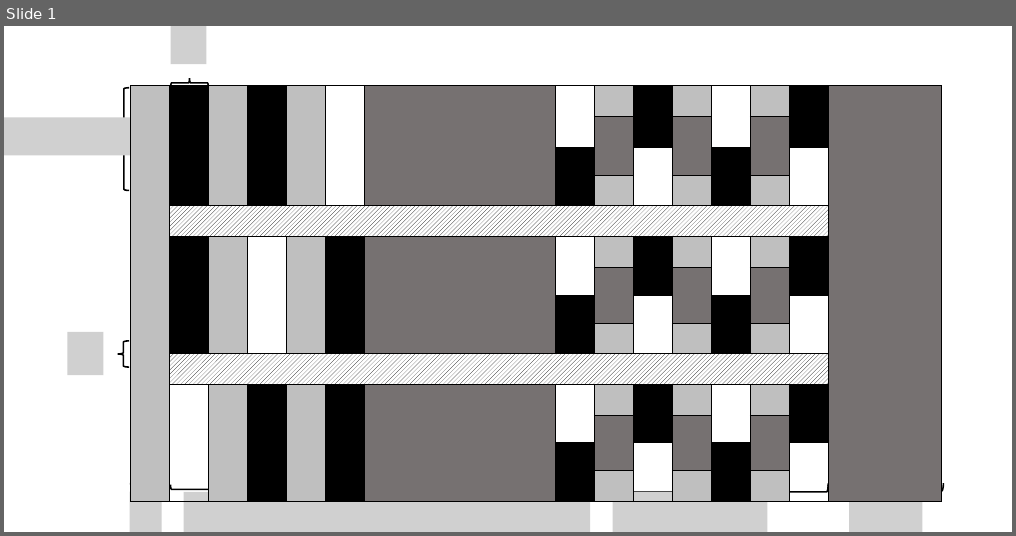
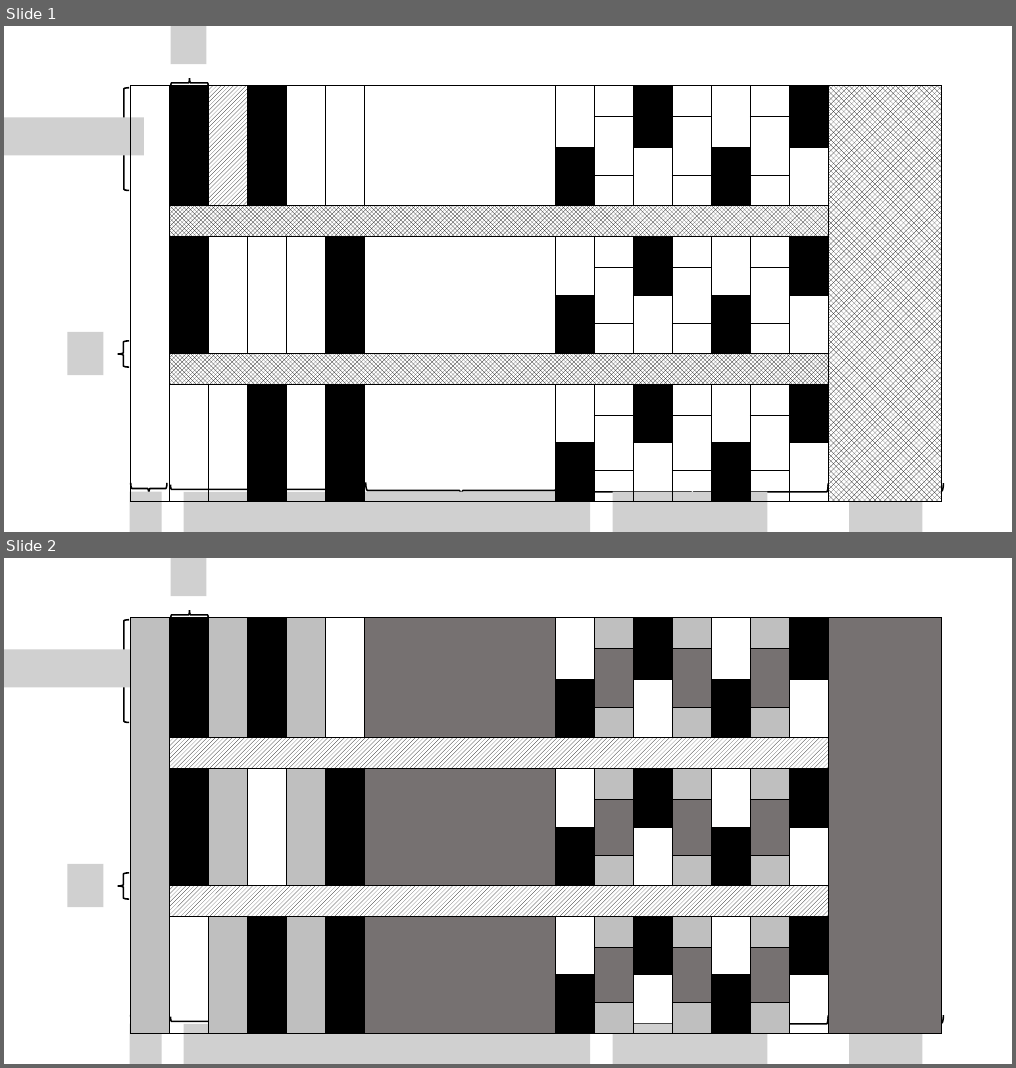
Before and after one commit to MasayaOda/SR, a slide deck: 図作成用パワーポイント/ogridins.pptx. Shown one above the other, each under a label of ours: slide 1 before the commit, slides 1 and 2 after it. The pictures are 1016x536 and 1016x1068 pixels, drawn with LibreOffice and Linux fonts; fonts in the diff are those of the drawing; grey boxes stand for pictures. Boxes give left, top, right and bottom in pixels: in the first picture for what was removed or moved away, otherwise in the second. Text is boxed around its words. In the diff, an @@ line names an element or a change of style, - is before the commit and + after.

```diff
--- a/図作成用パワーポイント/ogridins.pptx
+++ b/図作成用パワーポイント/ogridins.pptx
@@ slide 1 added at [4,26,1012,532], background #FFFFFF @@
@@ picture added at [170,26,206,64] @@
@@ left brace added at [171,78,209,88], outline #000000 1.5 pt @@
@@ left brace added at [119,88,130,191], outline #000000 1.5 pt @@
@@ table added at [131,86,946,477], 14 rows, 15 columns @@
+ |  |  |  |  |  |  |  |  |  |  |  |  |  | 
+ |  |  |  |  |  |  |  |  |  |  |  |  |  | 
+ |  |  |  |  |  |  |  |  |  |  |  |  |  | 
+ |  |  |  |  |  |  |  |  |  |  |  |  |  | 
+ |  |  |  |  |  |  |  |  |  |  |  |  |  | 
+ |  |  |  |  |  |  |  |  |  |  |  |  |  | 
+ |  |  |  |  |  |  |  |  |  |  |  |  |  | 
+ |  |  |  |  |  |  |  |  |  |  |  |  |  | 
+ |  |  |  |  |  |  |  |  |  |  |  |  |  | 
+ |  |  |  |  |  |  |  |  |  |  |  |  |  | 
+ |  |  |  |  |  |  |  |  |  |  |  |  |  | 
+ |  |  |  |  |  |  |  |  |  |  |  |  |  | 
+ |  |  |  |  |  |  |  |  |  |  |  |  |  | 
+ |  |  |  |  |  |  |  |  |  |  |  |  |  | 
@@ picture added at [4,117,144,155] @@
@@ picture added at [68,332,103,375] @@
@@ left brace added at [117,341,129,367], outline #000000 1.5 pt @@
@@ picture added at [130,492,161,532] @@
@@ left brace added at [131,483,167,494], outline #000000 1.5 pt @@
@@ left brace added at [171,485,363,494], outline #000000 1.5 pt @@
@@ picture added at [184,492,344,532] @@
@@ picture added at [344,492,591,532] @@
@@ left brace added at [366,482,557,499], outline #000000 1.5 pt @@
@@ left brace added at [556,485,828,499], outline #000000 1.5 pt @@
@@ picture added at [613,492,768,532] @@
@@ left brace added at [828,483,944,499], outline #000000 1.5 pt @@
@@ picture added at [849,491,923,532] @@
@@ what was slide 1 is now slide 2 @@
```
Also in this commit, not shown: 11 other files.
